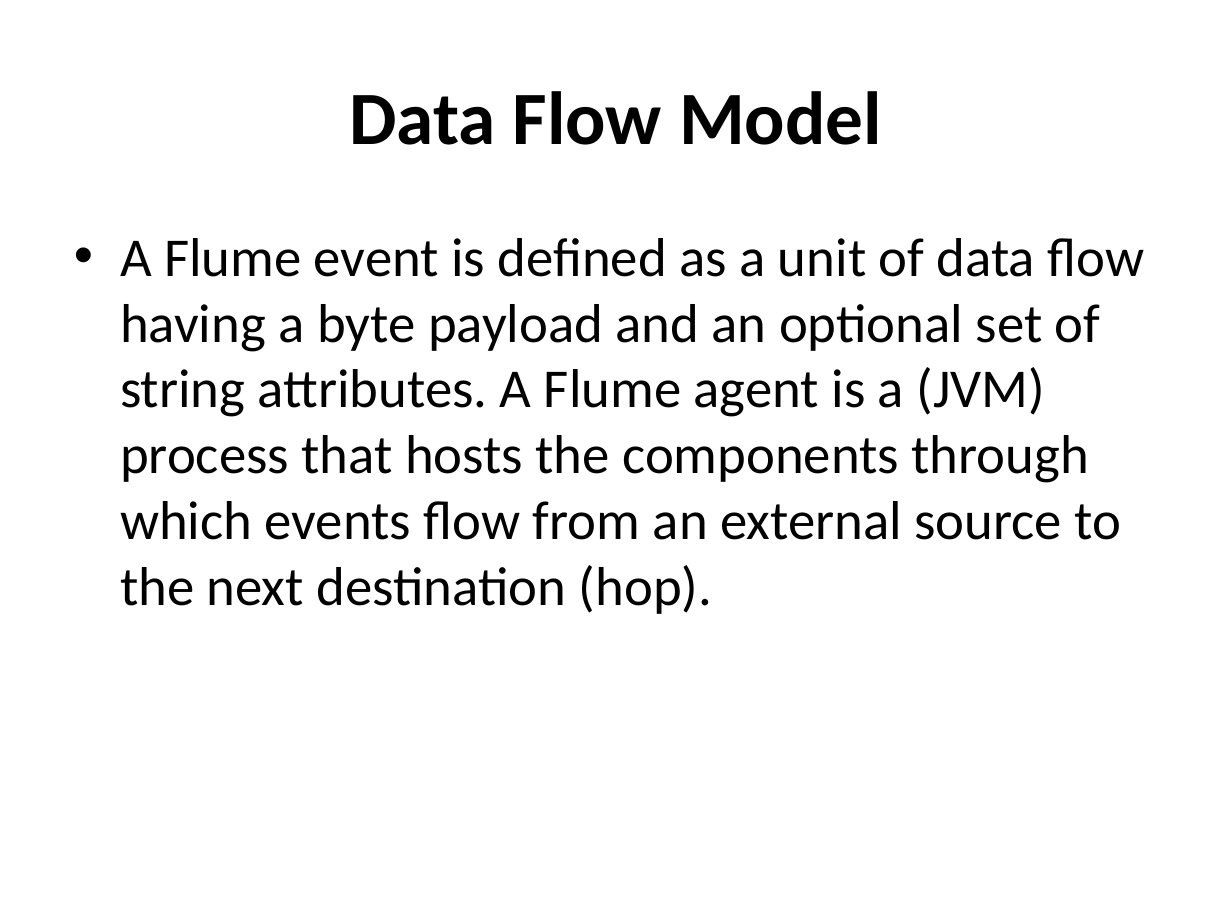
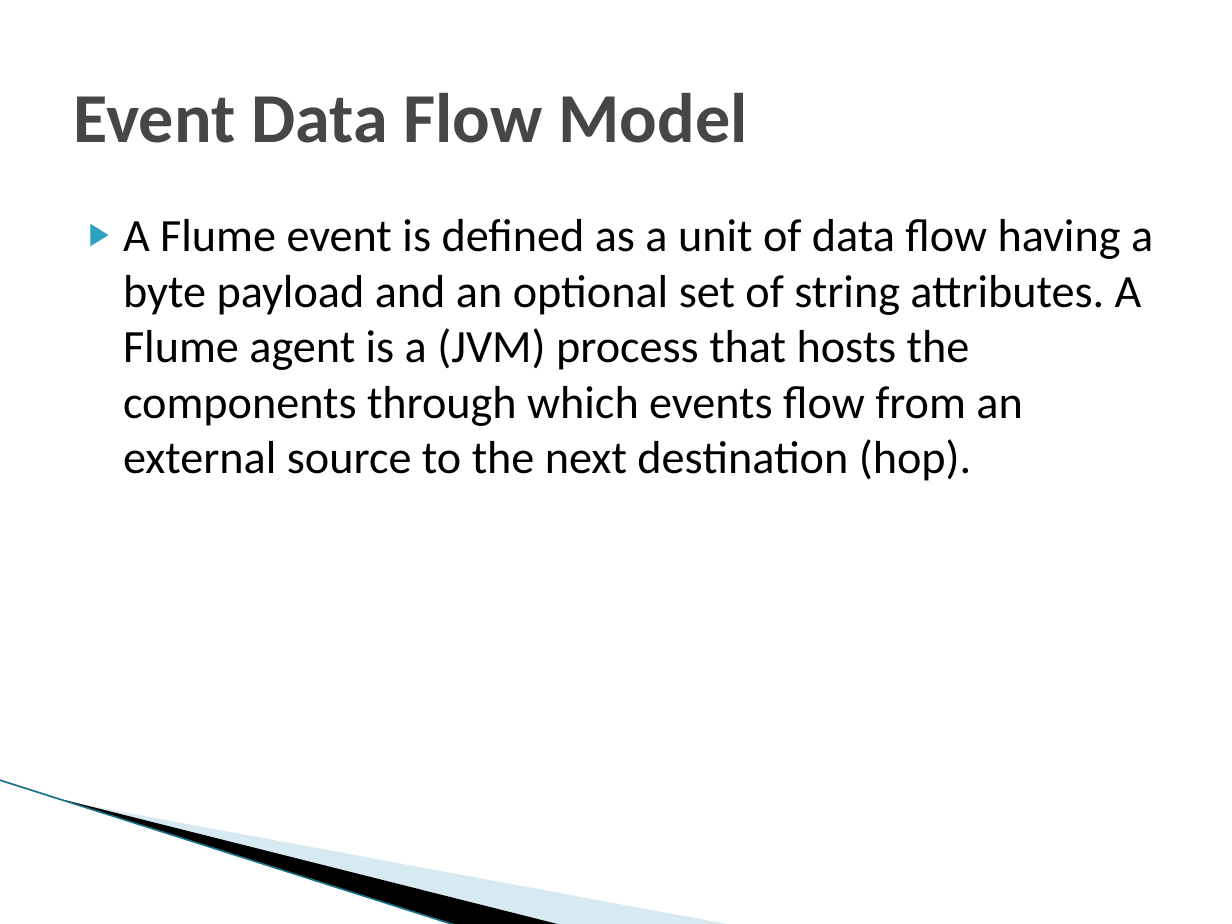
Before and after one commit to vinilkumar/CS5590VC, a slide deck: slide 5 of Midterm files/Apache Flume.pptx (slide 4 before the commit). Drawn at 1232x924 pixels with LibreOffice and Linux fonts; fonts in the diff are those of the drawing; background and template pictures are left out. Boxes give left, top, right and bottom in pixels: in the first picture for what was removed or moved away, otherwise in the second. Text is boxed around its words. In the diff, an @@ line names an element or a change of style, - is before the commit and + after.

```diff
--- a/Midterm files/Apache Flume.pptx
+++ b/Midterm files/Apache Flume.pptx
@@ title at (74, 93, 748, 143): text changed; size 44 to 41 pt; text colour #000000 to #464646 @@
-Data Flow Model
+Event Data Flow Model
@@ text "A Flume event is defined ...": place and size @@
-text "A Flume event is defined ..." at (120, 238, 1144, 614)
+text "A Flume event is defined ..." at (123, 219, 1153, 481)
@@ text "A Flume event is defined ..." at (123, 219, 1153, 481): size 32 to 27 pt; bullet • to ▶; less space between paragraphs @@
@@ line added from (0, 780) to (457, 924), #97C5D8 0.95 pt @@
@@ freeform shape added at (65, 800, 563, 924), fill #000000 @@
@@ freeform shape added at (68, 801, 733, 924), fill #A0CBDC at 40% opacity @@
```
Also in this commit, not shown: 10 other slides changed, 3 slides added.
